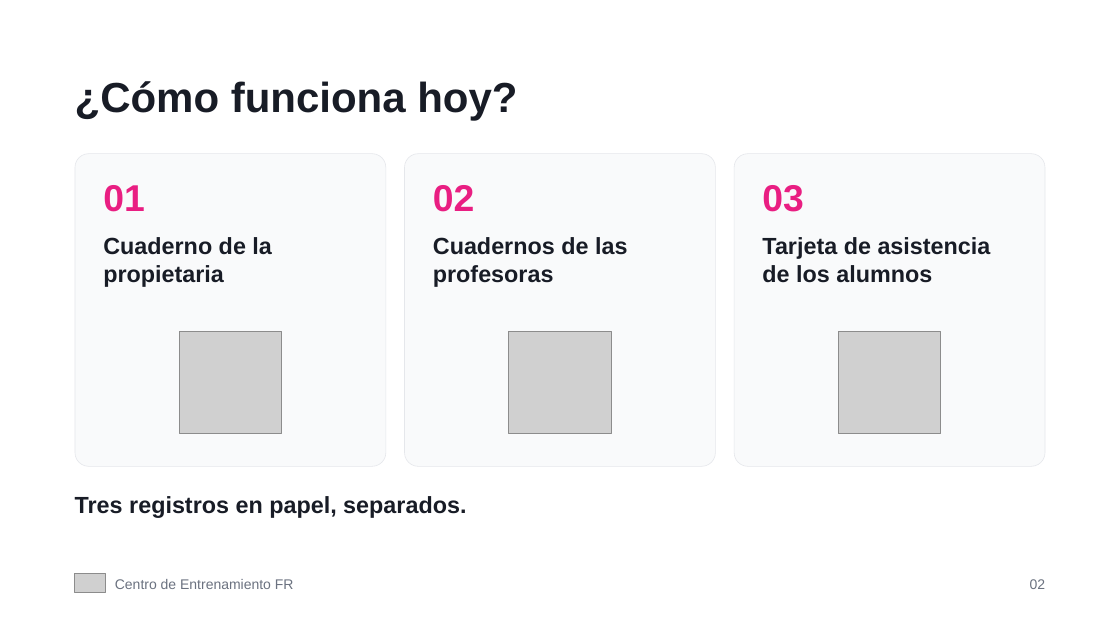
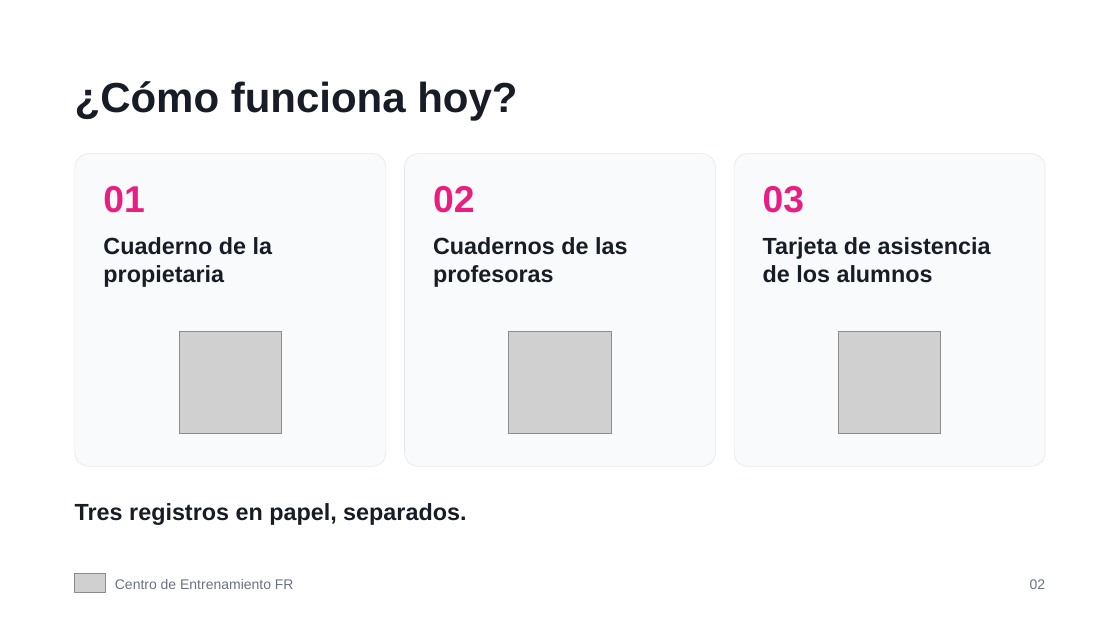
Before and after one commit to centro-fr/MiFR, a slide deck: slide 3 of presentacion/MiFR · Centro de Entrenamiento FR.pptx. Drawn at 1120x630 pixels with LibreOffice and Linux fonts; fonts in the diff are those of the drawing; grey boxes stand for pictures. Boxes give left, top, right and bottom in pixels: in the first picture for what was removed or moved away, otherwise in the second. Text is boxed around its words. In the diff, an @@ line names an element or a change of style, - is before the commit and + after.

```diff
--- a/presentacion/MiFR · Centro de Entrenamiento FR.pptx
+++ b/presentacion/MiFR · Centro de Entrenamiento FR.pptx
@@ text "Tres registros en papel, separados.": place and size @@
-text "Tres registros en papel, separados." at <box>75,496,466,518</box>
+text "Tres registros en papel, separados." at <box>75,503,466,525</box>
```
Also in this commit, not shown: 12 other slides changed, 1 slide added.
